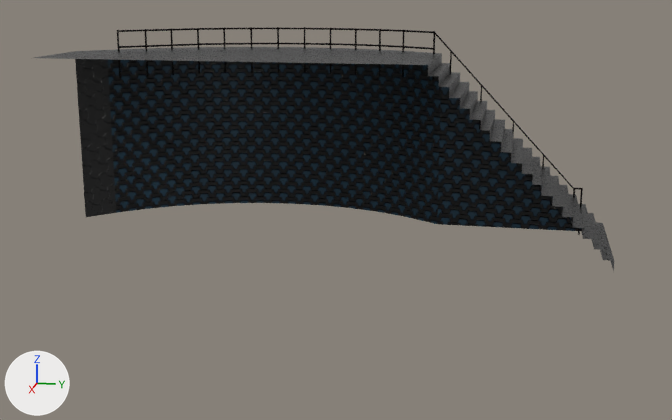
An edit to the FBX model Assets/Models/Ref_Platform.fbx, drawn before and after from the same camera.
The view is the same before and after, from a 50 mm lens placed at (18.78, 2.48, 5.34), pointed at (-0.43, -1.36, 0.53). The axes (+X, +Y, +Z) are drawn at lower left. The lights are the same throughout. Where no turn or scale is listed for an object, it has been applied to the vertices.

Objects in the first picture: 'Platform'.
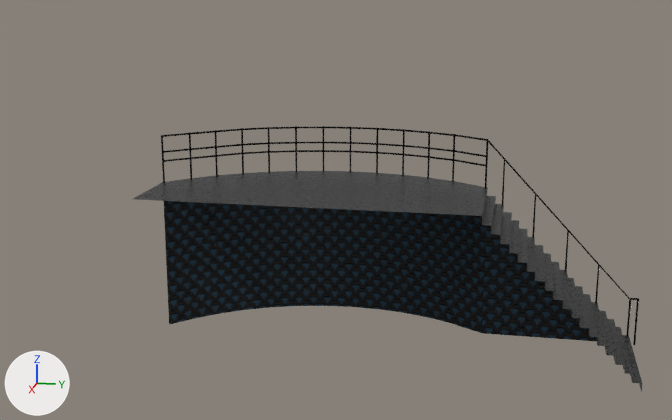
The change in detail:
me_mesh has 1552 vertices, 2515 faces and spans x -2.11..2.11, y -5.85..5.85, z -2.15..2.15.
me_mesh is used by ob_platform; location (-0.91, -1.52, 2.15).
me_mesh part 1: the loose piece of 130 vertices spanning x -2.11..2.11, y -5.85..5.85, z -2.15..1.67 is scaled about its middle by 0.855, then moved by (0.0, -0.07, -0.28).
me_mesh part 2: the loose piece of 36 vertices spanning x -0.54..-0.5, y 2.08..2.12, z 1.12..2.15 is moved by (-0.13, -0.29, 0.0).
me_mesh part 3: the loose piece of 36 vertices spanning x -1.02..-0.98, y 1.36..1.4, z 1.12..2.15 is moved by (-0.13, -0.29, 0.0).
me_mesh part 4: the loose piece of 36 vertices spanning x -1.28..-1.24, y 0.79..0.83, z 1.12..2.15 is moved by (-0.13, -0.29, 0.0).
me_mesh part 5: the loose piece of 36 vertices spanning x -1.48..-1.44, y 0.21..0.25, z 1.12..2.15 is moved by (-0.13, -0.29, 0.0).
me_mesh part 6: the loose piece of 36 vertices spanning x -1.59..-1.55, y -0.4..-0.36, z 1.12..2.15 is moved by (-0.13, -0.29, 0.0).
me_mesh part 7: the loose piece of 36 vertices spanning x -1.62..-1.58, y -1.02..-0.98, z 1.12..2.15 is moved by (-0.13, -0.29, 0.0).
me_mesh part 8: the loose piece of 36 vertices spanning x -1.55..-1.51, y -1.63..-1.59, z 1.12..2.15 is moved by (-0.13, -0.29, 0.0).
me_mesh part 9: the loose piece of 36 vertices spanning x -1.42..-1.38, y -2.23..-2.19, z 1.12..2.15 is moved by (-0.13, -0.29, 0.0).
me_mesh part 10: the loose piece of 36 vertices spanning x -1.21..-1.17, y -2.81..-2.77, z 1.12..2.15 is moved by (-0.13, -0.29, 0.0).
me_mesh part 11: the loose piece of 36 vertices spanning x -0.92..-0.88, y -3.34..-3.3, z 1.12..2.15 is moved by (-0.13, -0.29, 0.0).
me_mesh part 12: the loose piece of 36 vertices spanning x -0.51..-0.47, y -3.83..-3.79, z 1.12..2.15 is moved by (-0.13, -0.29, 0.0).
me_mesh part 13: the loose piece of 36 vertices spanning x -0.12..-0.08, y -4.28..-4.24, z 1.12..2.15 is moved by (-0.13, -0.29, 0.0).
me_mesh part 14: the loose piece of 270 vertices spanning x -1.62..0.34, y -4.74..5.36, z -1.15..2.15 is moved by (-0.13, -0.29, 0.0).
me_mesh part 15: the loose piece of 36 vertices spanning x 0.31..0.35, y -4.75..-4.71, z 1.12..2.15 is moved by (-0.13, -0.29, 0.0).
me_mesh part 16: the loose piece of 234 vertices spanning x -1.62..0.34, y -4.74..2.11, z 1.77..1.81 is moved by (-0.13, -0.29, 0.0).
me_mesh part 17: the loose piece of 234 vertices spanning x -1.62..0.34, y -4.74..2.11, z 1.57..1.61 is moved by (-0.13, -0.29, 0.0).
me_mesh part 18: the loose piece of 36 vertices spanning x -0.54..-0.5, y 2.44..2.48, z 0.77..1.74 is moved by (-0.13, -0.29, 0.0).
me_mesh part 19: the loose piece of 36 vertices spanning x -0.54..-0.5, y 3.11..3.15, z 0.08..1.04 is moved by (-0.13, -0.29, 0.0).
me_mesh part 20: the loose piece of 36 vertices spanning x -0.54..-0.5, y 3.81..3.85, z -0.6..0.28 is moved by (-0.13, -0.29, 0.0).
me_mesh part 21: the loose piece of 36 vertices spanning x -0.54..-0.5, y 4.48..4.52, z -1.29..-0.42 is moved by (-0.13, -0.29, 0.0).
me_mesh part 22: the loose piece of 36 vertices spanning x -0.54..-0.5, y 5.17..5.21, z -1.97..-1.15 is moved by (-0.13, -0.29, 0.0).
me_mesh part 23: the loose piece of 36 vertices spanning x -0.54..-0.5, y 5.32..5.36, z -2.15..-1.11 is moved by (-0.13, -0.29, 0.0).
Object 'Platform' (ob_platform) moves from (-0.91, -1.52, 2.15) to (0.0, 0.0, 0.0).

Changed parts and their boxes [x1, y1, x2, y2] in the pictures (672 x 420 px; the box of a moved part takes in the faces that stretch with it):
'Platform', reshaped, moved (12% narrower, 9% taller): before [35, 27, 614, 271]; after [133, 126, 642, 392]
part 1 of me_mesh, moved or reshaped: before [35, 47, 614, 271]; after [133, 171, 642, 392]
part 2 of me_mesh, moved or reshaped: before [432, 31, 435, 80]; after [485, 139, 488, 188]
part 3 of me_mesh, moved or reshaped: before [402, 30, 404, 77]; after [452, 134, 455, 182]
part 4 of me_mesh, moved or reshaped: before [379, 29, 381, 76]; after [427, 131, 430, 178]
part 5 of me_mesh, moved or reshaped: before [355, 28, 357, 75]; after [402, 129, 405, 175]
part 6 of me_mesh, moved or reshaped: before [330, 28, 331, 74]; after [376, 128, 378, 173]
part 7 of me_mesh, moved or reshaped: before [304, 27, 306, 73]; after [350, 127, 351, 172]
part 8 of me_mesh, moved or reshaped: before [277, 27, 279, 73]; after [322, 126, 324, 172]
part 9 of me_mesh, moved or reshaped: before [250, 27, 253, 73]; after [295, 126, 297, 172]
part 10 of me_mesh, moved or reshaped: before [223, 29, 226, 73]; after [268, 127, 270, 173]
part 11 of me_mesh, moved or reshaped: before [197, 28, 200, 74]; after [241, 128, 244, 174]
part 12 of me_mesh, moved or reshaped: before [170, 30, 174, 75]; after [215, 130, 218, 177]
part 13 of me_mesh, moved or reshaped: before [145, 29, 148, 77]; after [189, 132, 192, 180]
part 14 of me_mesh, moved or reshaped: before [118, 28, 583, 190]; after [163, 127, 639, 300]
part 15 of me_mesh, moved or reshaped: before [117, 30, 121, 78]; after [161, 135, 165, 183]
part 16 of me_mesh, moved or reshaped: before [119, 43, 433, 50]; after [163, 142, 486, 157]
part 17 of me_mesh, moved or reshaped (not visible before): after [164, 150, 486, 166]
part 18 of me_mesh, moved or reshaped: before [450, 52, 452, 74]; after [502, 160, 505, 205]
part 19 of me_mesh, moved or reshaped: before [479, 86, 482, 129]; after [532, 195, 536, 237]
part 20 of me_mesh, moved or reshaped: before [512, 122, 514, 137]; after [565, 231, 569, 271]
part 21 of me_mesh, moved or reshaped: before [542, 156, 544, 169]; after [595, 265, 599, 303]
part 22 of me_mesh, moved or reshaped: before [571, 189, 575, 226]; after [626, 300, 631, 336]
part 23 of me_mesh, moved or reshaped: before [578, 188, 583, 235]; after [633, 298, 639, 345]
